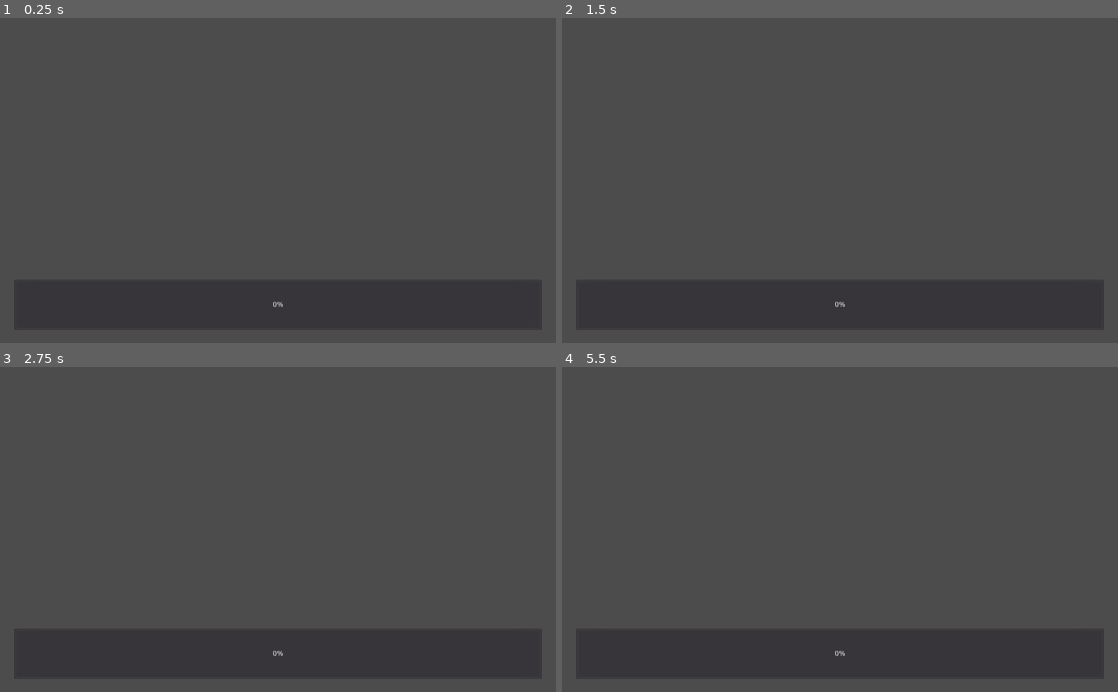
Above: before the commit, frames 1-4 (two rows, left to right).
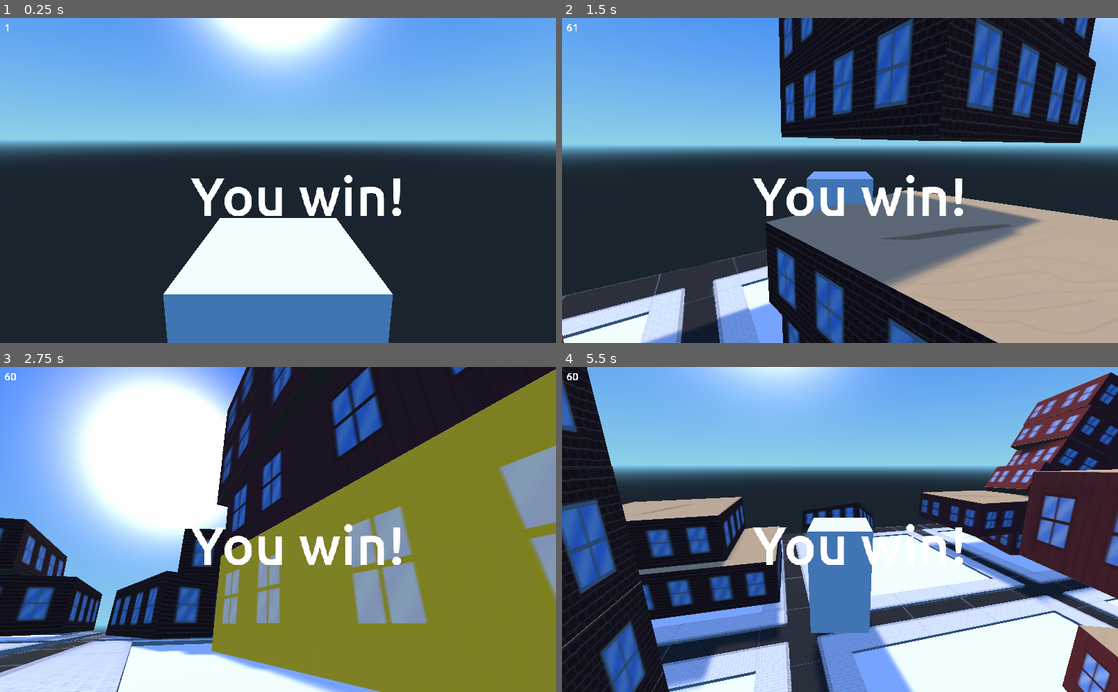
Above: after the commit, the same moments.

Repository: Bubbers/BubbaIllegalContructionInc
Game: Godot game, scene res://Main.tscn
Same seed, same stepped clock (60 frames per second), same inputs: the game is played once before the commit and once after it. Before the commit the project starts from res://LoadingScreen.tscn.
Inputs (mouse positions are in pixels of both pictures, inside the frame that each line leads up to):
- Up to frame 1 (0.25 s): no input
- Up to frame 2 (1.5 s): tap Enter at 0.5 s; move the mouse to (962, 164) at 0.52 s; hold Right (right) 0.53-1.28 s; tap E (interact) at 0.6, 1.35 s; tap Space (jump) at 0.77 s; move the mouse to (728, 196) at 1.27 s; hold S (backward) from 1.28 s (still down)
- Up to frame 3 (2.75 s): tap Space (jump) at 1.52 s; move the mouse to (333, 458) at 2.02 s; release S (backward) at 2.03 s; hold Right (right) from 2.03 s (still down); tap E (interact) at 2.1 s
- Up to frame 4 (5.5 s): move the mouse to (812, 594) at 2.77 s; release Right (right) at 2.78 s; hold W (forward) 2.78-3.53 s; tap E (interact) every 0.75 s from 2.85 to 5.1 s; tap Space (jump) at 3.02, 3.77, 4.52 s; move the mouse to (1006, 578) at 3.52 s; hold A (left) 3.53-5.03 s; move the mouse to (673, 480) at 4.27 s; move the mouse to (867, 529) at 5.02 s; hold S (backward) from 5.03 s (still down)

The runs differ from the first frame. In frame 1, 100% of the frame differs, in the area x 0-100%, y 0-100%; in frame 2, 98%; in frame 3, 100%; in frame 4, 99%.
Error before the commit: Parse Error: The method "show_error" isn't declared in the current class. (res://LoadingScreen.gd:17)

Commit message:
Added hide-able FPS counter

Diff:
--- a/City.tscn
+++ b/City.tscn
@@ -7,7 +7,7 @@
 [ext_resource path="res://BrickFloor.tscn" type="PackedScene" id=5]
 [ext_resource path="res://WoodFloor.tscn" type="PackedScene" id=6]
 
-[node name="Spatial" type="Spatial" index="0"]
+[node name="Spatial" type="Spatial"]
 
 script = ExtResource( 1 )
 Corner = ExtResource( 2 )
--- /dev/null
+++ b/FPS counter.tscn
@@ -0,0 +1,56 @@
+[gd_scene load_steps=4 format=2]
+
+[ext_resource path="res://FPS_counter.gd" type="Script" id=1]
+[ext_resource path="res://assets/Ubuntu-M.ttf" type="DynamicFontData" id=2]
+
+[sub_resource type="DynamicFont" id=1]
+
+size = 20
+use_mipmaps = false
+use_filter = false
+font_data = ExtResource( 2 )
+_sections_unfolded = [ "Extra Spacing", "Font", "Settings" ]
+
+[node name="FPS counter" type="CanvasLayer"]
+
+layer = 1
+offset = Vector2( 0, 0 )
+rotation = 0.0
+scale = Vector2( 1, 1 )
+transform = Transform2D( 1, 0, 0, 1, 0, 0 )
+script = ExtResource( 1 )
+display = false
+
+[node name="VisibilityEnabler2D" type="VisibilityEnabler2D" parent="." index="0"]
+
+rect = Rect2( -10, -10, 20, 20 )
+pause_animations = true
+freeze_bodies = true
+pause_particles = true
+pause_animated_sprites = true
+process_parent = false
+physics_process_parent = false
+_sections_unfolded = [ "Visibility" ]
+
+[node name="Label" type="Label" parent="VisibilityEnabler2D" index="0"]
+
+anchor_left = 0.0
+anchor_top = 0.0
+anchor_right = 0.0
+anchor_bottom = 0.0
+margin_left = 8.0
+margin_top = 6.0
+margin_right = 48.0
+margin_bottom = 20.0
+rect_pivot_offset = Vector2( 0, 0 )
+rect_clip_content = false
+mouse_filter = 2
+mouse_default_cursor_shape = 0
+size_flags_horizontal = 1
+size_flags_vertical = 4
+custom_fonts/font = SubResource( 1 )
+text = "FPS"
+percent_visible = 1.0
+lines_skipped = 0
+max_lines_visible = -1
+_sections_unfolded = [ "custom_fonts" ]
--- /dev/null
+++ b/FPS_counter.gd
@@ -0,0 +1,15 @@
+extends CanvasLayer
+
+export (bool) var display = false
+
+var label
+
+func _ready():
+    label = $VisibilityEnabler2D/Label
+    if display:
+        $VisibilityEnabler2D.show()
+    else:
+        $VisibilityEnabler2D.hide()
+
+func _process(delta):
+    label.set_text(str(Engine.get_frames_per_second()))
--- a/Main.tscn
+++ b/Main.tscn
@@ -8,8 +8,9 @@
 [ext_resource path="res://Inspector.tscn" type="PackedScene" id=6]
 [ext_resource path="res://City.tscn" type="PackedScene" id=7]
 [ext_resource path="res://ScoreArea.tscn" type="PackedScene" id=8]
+[ext_resource path="res://FPS counter.tscn" type="PackedScene" id=9]
 
-[node name="Main" type="Node"]
+[node name="Main" type="Node" index="0"]
 
 script = ExtResource( 1 )
 
@@ -65,4 +66,8 @@
 directional_shadow_max_distance = 200.0
 _sections_unfolded = [ "Shadow" ]
 
+[node name="FPS counter" parent="." index="7" instance=ExtResource( 9 )]
+
+display = true
+
 [connection signal="win" from="WinCollision" to="." method="_on_WinCollision_win"]
--- a/project.godot
+++ b/project.godot
@@ -11,7 +11,7 @@
 [application]
 
 config/name="LD41"
-run/main_scene="res://LoadingScreen.tscn"
+run/main_scene="res://Main.tscn"
 config/icon="res://icon.png"
 
 [input]
Not shown: 1 places in Main.tscn that only renumber resources
